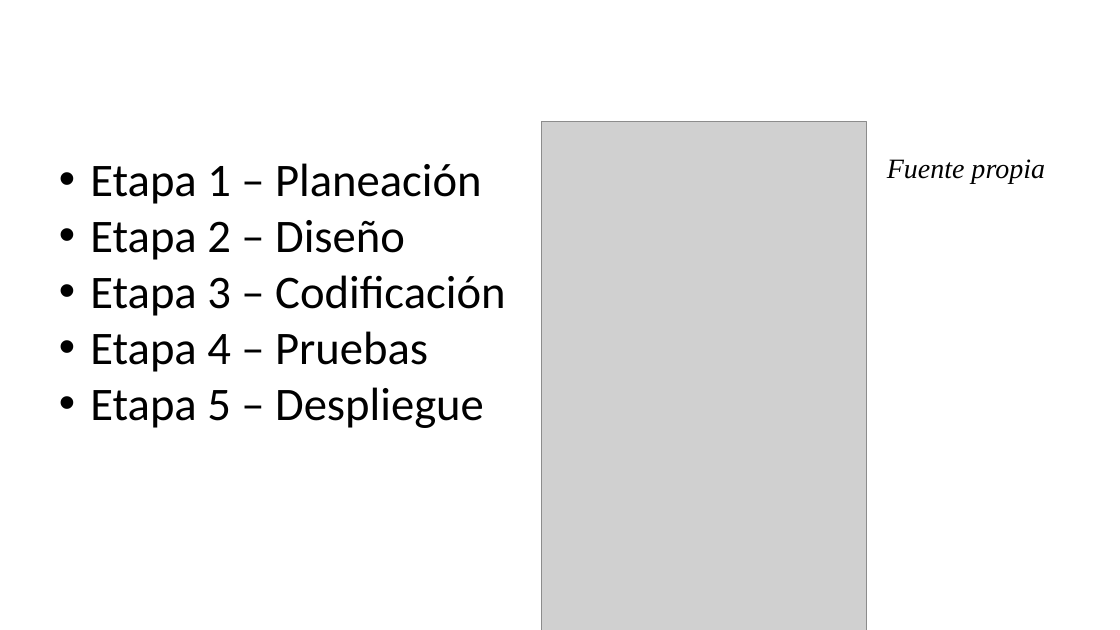
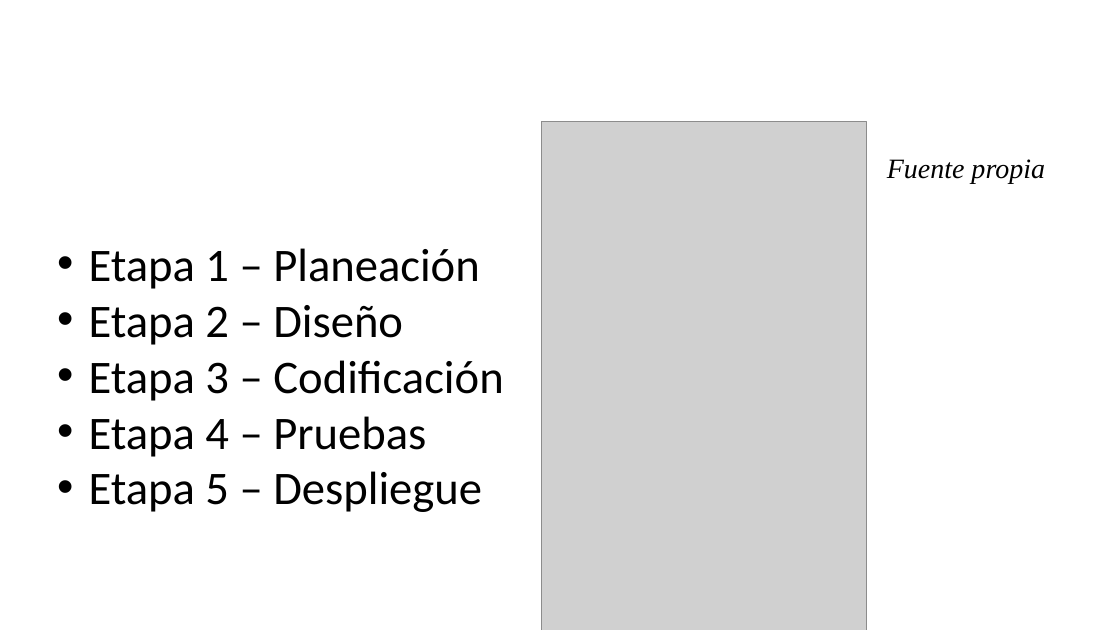
Before and after one commit to BrayanNovoa/uniminuto, a slide deck: slide 12 of expo/expo.pptx. Drawn at 1120x630 pixels with LibreOffice and Linux fonts; fonts in the diff are those of the drawing; grey boxes stand for pictures; background and template pictures are left out. Boxes give left, top, right and bottom in pixels: in the first picture for what was removed or moved away, otherwise in the second. Text is boxed around its words. In the diff, an @@ line names an element or a change of style, - is before the commit and + after.

```diff
--- a/expo/expo.pptx
+++ b/expo/expo.pptx
@@ text "Etapa 1 – Planeación" moved from (x1=90, y1=163, x2=505, y2=428) to (x1=89, y1=248, x2=503, y2=512) @@
```
Also in this commit, not shown: 11 other slides changed, 1 slide removed, 1 other file.
